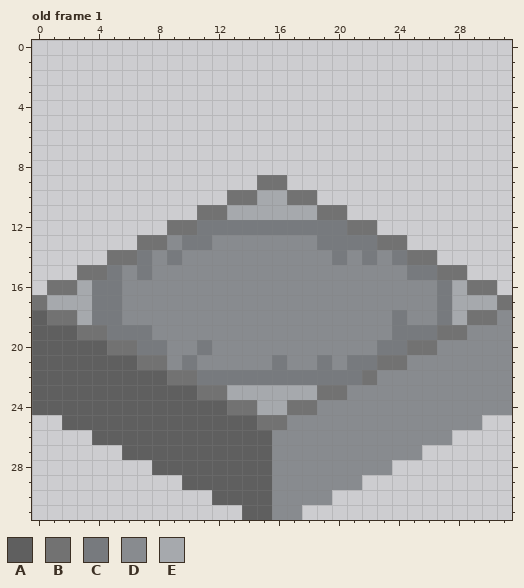
Two versions of one pixel-art file, assets/tiles/village/tileset.aseprite. Above: the version before the commit.
32x32 pixels, 1 frame. Colours within 5 levels of each other are drawn and written as one. Shown: old frame 1. The commit also changed other frames, which this record leaves out.
Palette (. is transparent): A #5f5f5f  B #727272  C #777a7e  D #888b8f  E #a6a9ad
Pixels before, old frame 1, first column x 0:
 9 ...............BB...............
10 .............BBEEBB.............
11 ...........BBEEEEEEBB...........
12 .........BBCCCCCCCCCCBB.........
13 .......BBDCCDDDDDDDCCCCBB.......
14 .....BBCDCDDDDDDDDDDCDCDCBB.....
15 ...BBCDCDDDDDDDDDDDDDDDDDCCBB...
16 .BBECCDDDDDDDDDDDDDDDDDDDDDCEBB.
17 BEEECCDDDDDDDDDDDDDDDDDDDDDCEEEB
18 ABBECCDDDDDDDDDDDDDDDDDDCDDCEBBD
19 AAABBCCCDDDDDDDDDDDDDDDDCCCBBDDD
20 AAAAABBCCDDCDDDDDDDDDDDCCBBDDDDD
21 AAAAAAABBDCDDDDDCDDCDCCBBDDDDDDD
22 AAAAAAAAABBCCCCCCCCCCCBDDDDDDDDD
23 AAAAAAAAAAABBEEEEEEBBDDDDDDDDDDD
24 AAAAAAAAAAAAABBEEBBDDDDDDDDDDDDD
25 ..AAAAAAAAAAAAABBDDDDDDDDDDDDD..
26 ....AAAAAAAAAAAADDDDDDDDDDDD....
27 ......AAAAAAAAAADDDDDDDDDD......
28 ........AAAAAAAADDDDDDDD........
29 ..........AAAAAADDDDDD..........
30 ............AAAADDDD............
31 ..............AADD..............
The result:
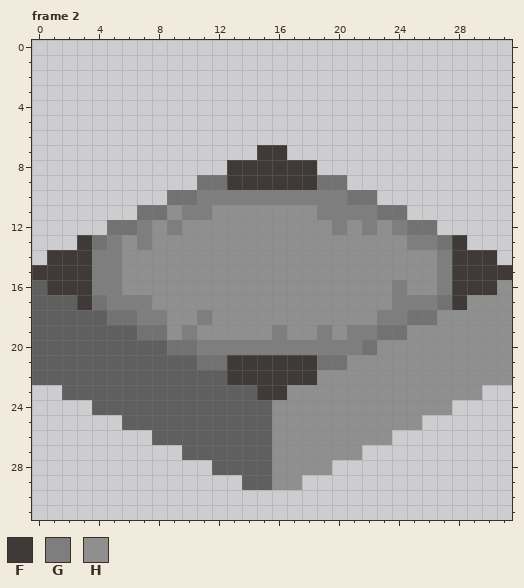
Colours new in this view: F #3f3a38  G #7e7e7e  H #8f8f8f
A new or re-ordered frame is compared with the old frame closest to it.
The edit:
frames 1 -> 5
Changed rows in their new state; - is an unchanged pixel.
Frame 2 is new; against old frame 1:
first column x 0:
 7 ---------------FF---------------
 8 -------------FFFFFF-------------
 9 -----------BBFFFFFFBB-----------
10 ---------BBGGGGGGGGGGBB---------
11 -------BBHGGHHHHHHHGGGGBB-------
12 -----BBGHGHHHHHHHHHHGHGHGBB-----
13 ---FBGHGHHHHHHHHHHHHHHHHHGGBF---
14 -FFFGGHHHHHHHHHHHHHHHHHHHHHGFFF-
15 FFFFGGHHHHHHHHHHHHHHHHHHHHHGFFFF
16 AFFFGGHHHHHHHHHHHHHHHHHHGHHGFFFH
17 AAAFBGGGHHHHHHHHHHHHHHHHGGGBFHHH
18 -AAAABBGGHHGHHHHHHHHHHHGGBBHHHHH
19 ---AAAABBHGHHHHHGHHGHGGBBHHHHHHH
20 -----AAAABBGGGGGGGGGGGBHHHHHHHHH
21 -------AAAABBFFFFFFBBHHHHHHHHHHH
22 ---------AAAAFFFFFFHHHHHHHHHHHHH
23 ..---------AAAAFFHHHHHHHHHHHHH..
24 ....---------AAAHHHHHHHHHHHH....
25 --....---------AHHHHHHHHHH....--
26 ----....--------HHHHHHHH....----
27 ------....------HHHHHH....------
28 --------....----HHHH....--------
29 ----------....--HH....----------
30 ------------........------------
31 --------------....--------------
Where, in picture pixels (left, top, right, bottom), the same in both pictures:
changed: (32, 145, 512, 520)
